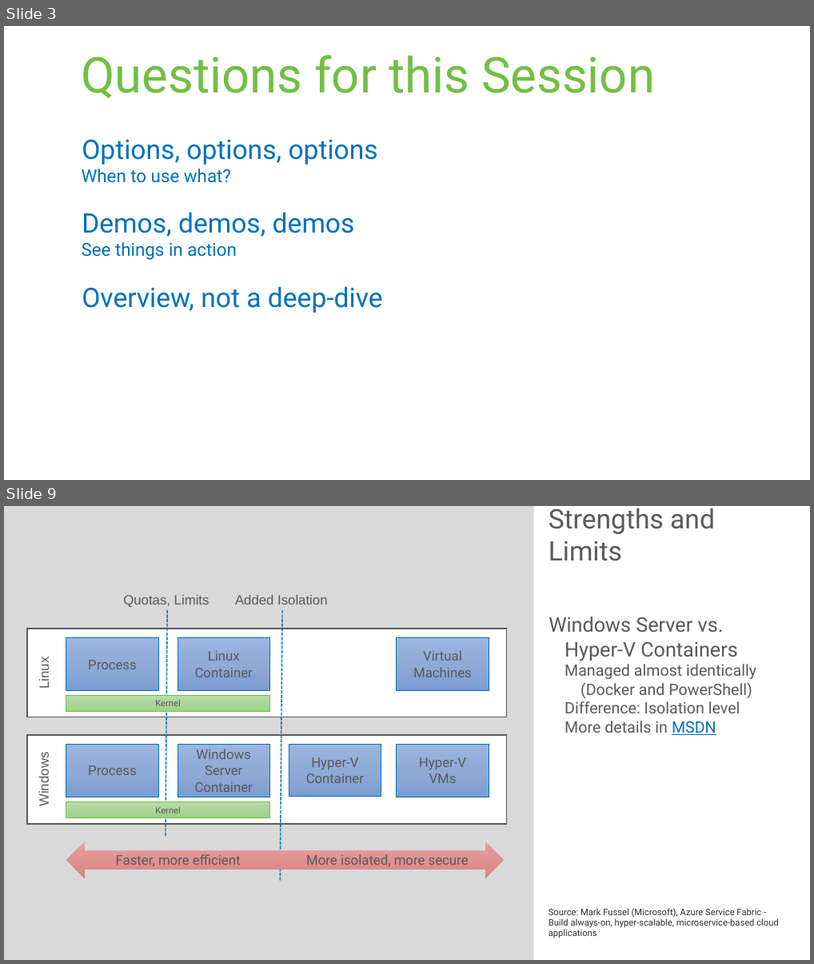
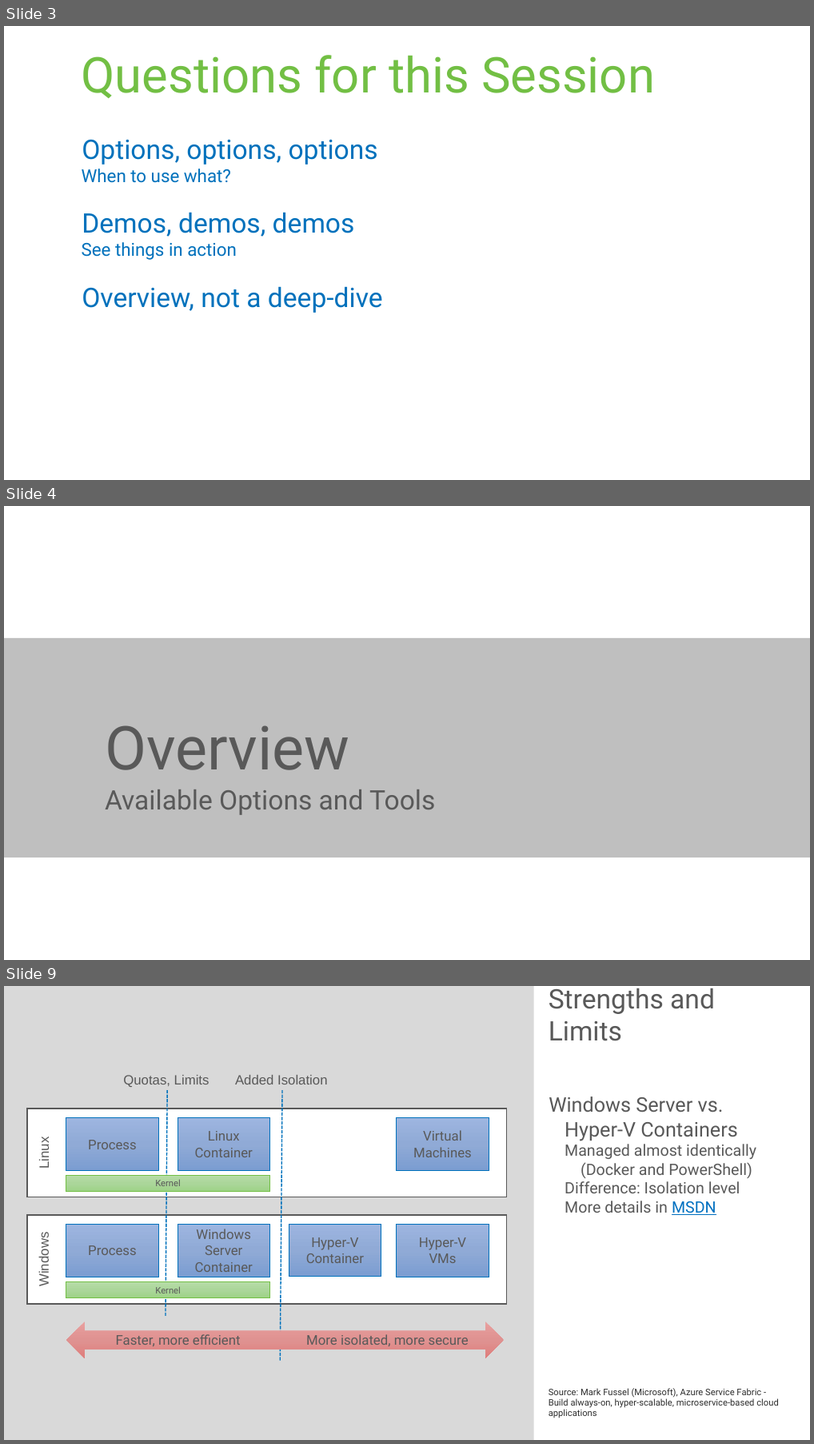
Before and after one commit to rstropek/DockerVS2015Intro, a slide deck: slides/Containers-Microsoft-Universe.pptx. Shown one above the other, each under a label of ours: slides 3 and 9 before the commit, slides 3, 4 and 9 after it; the slides between them are not shown. The pictures are 814x964 and 814x1444 pixels, drawn with LibreOffice and Linux fonts; fonts in the diff are those of the drawing. Boxes give left, top, right and bottom in pixels: in the first picture for what was removed or moved away, otherwise in the second. Text is boxed around its words. In the diff, an @@ line names an element or a change of style, - is before the commit and + after.

```diff
--- a/slides/Containers-Microsoft-Universe.pptx
+++ b/slides/Containers-Microsoft-Universe.pptx
@@ slide 4 added at box(4, 506, 810, 960), background #FFFFFF @@
@@ rectangle added at box(4, 638, 810, 857), fill #BFBFBF @@
@@ title added at box(105, 725, 350, 770), 54 pt, text #595959 @@
+Overview
@@ text added at box(105, 789, 435, 815), 24 pt, text #595959 @@
+Available Options and Tools
```
Also in this commit, not shown: 6 slides changed, 3 other slides added, 1 slide removed, 6 other files.
